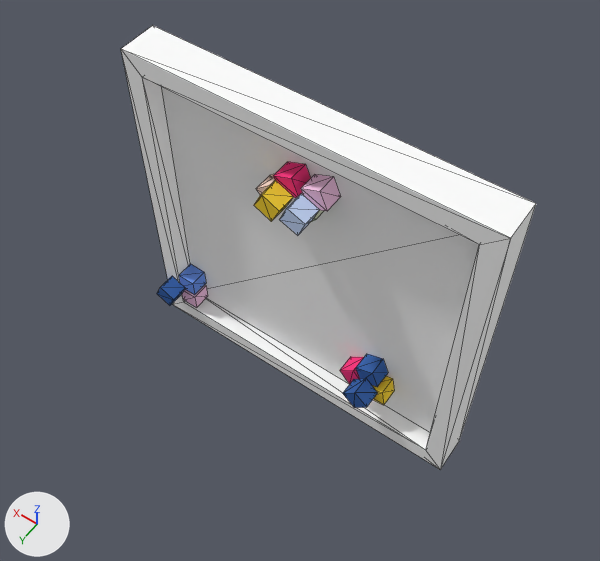
A saved change to the Blender file android/assets/models/scene.blend.
One viewpoint serves both versions: a 50 mm camera at (-35.0, 50.9, 76.3) aimed at (0.1, 1.7, -1.0). Arrows for +X, +Y and +Z are at lower left; the lights stay in place. Mesh edges are drawn as thin lines.

Names of what the first picture shows: 'scene'.
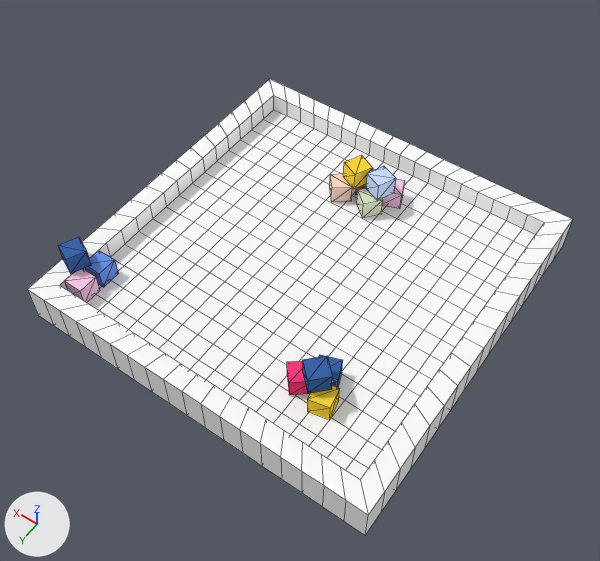
Pixel boxes [x1, y1, x2, y2] of what changed, in the pictures (600 x 561 px):
'scene', reshaped, turned: before [121, 26, 536, 470]; after [27, 79, 573, 535]
part 1 of me_untitled, added: after [27, 79, 573, 535]

What the commit changed:
me_untitled is used by ob_scene; location (0.0, 0.0, 0.0); rotation (-3.142, -1.571, -1.571), in degrees (-180, -90, -90); scale (0.987, 0.987, 0.987).
me_untitled had 120 vertices, 184 faces and spanned x -22.9..22.9, y -22.9..22.9, z -5.1..2.5.
me_untitled now has 886 vertices, 936 faces and spans x -22.9..22.9, y -22.9..22.9, z -5.1..2.5.
me_untitled part 1: 766 vertices added at x -22.9..22.9, y -22.9..22.9, z -2.5..2.5.
Object 'scene' (ob_scene) turns from (-180, -90, -90) to (-180, 0, -90) degrees about x, y and z.
